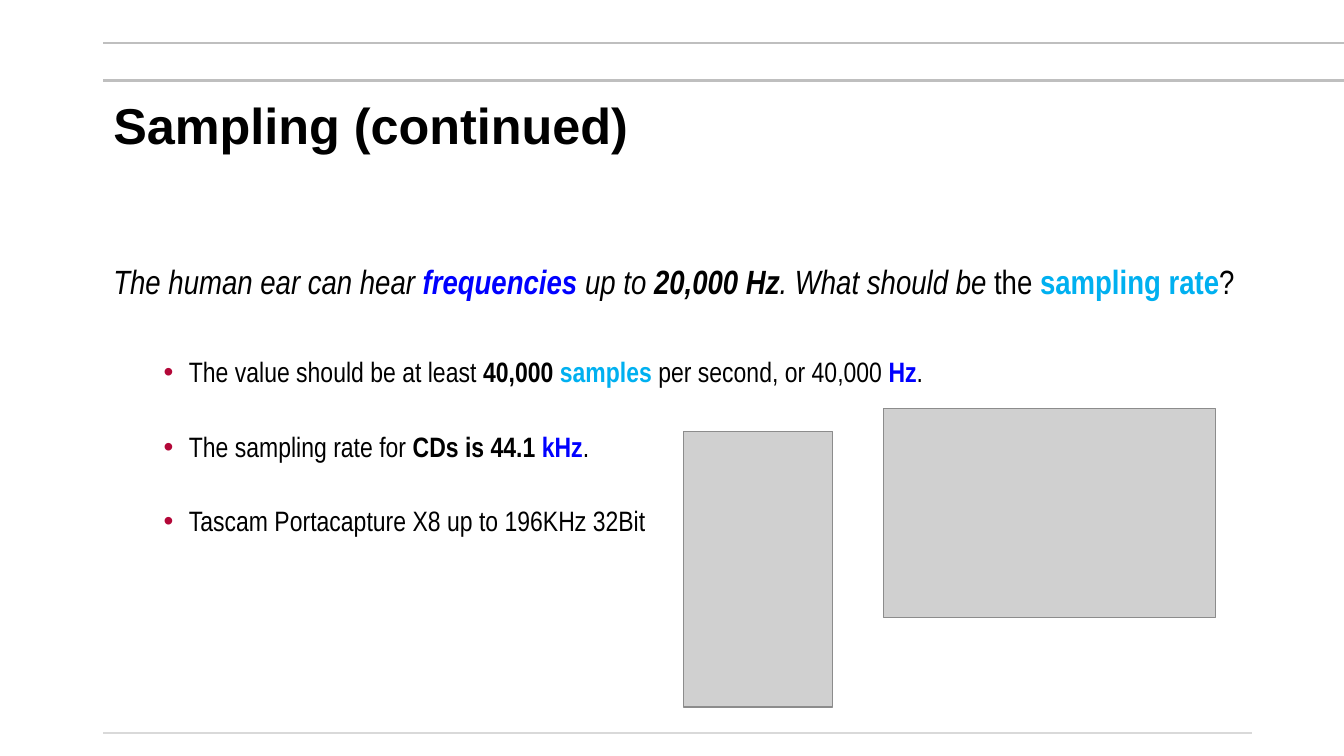
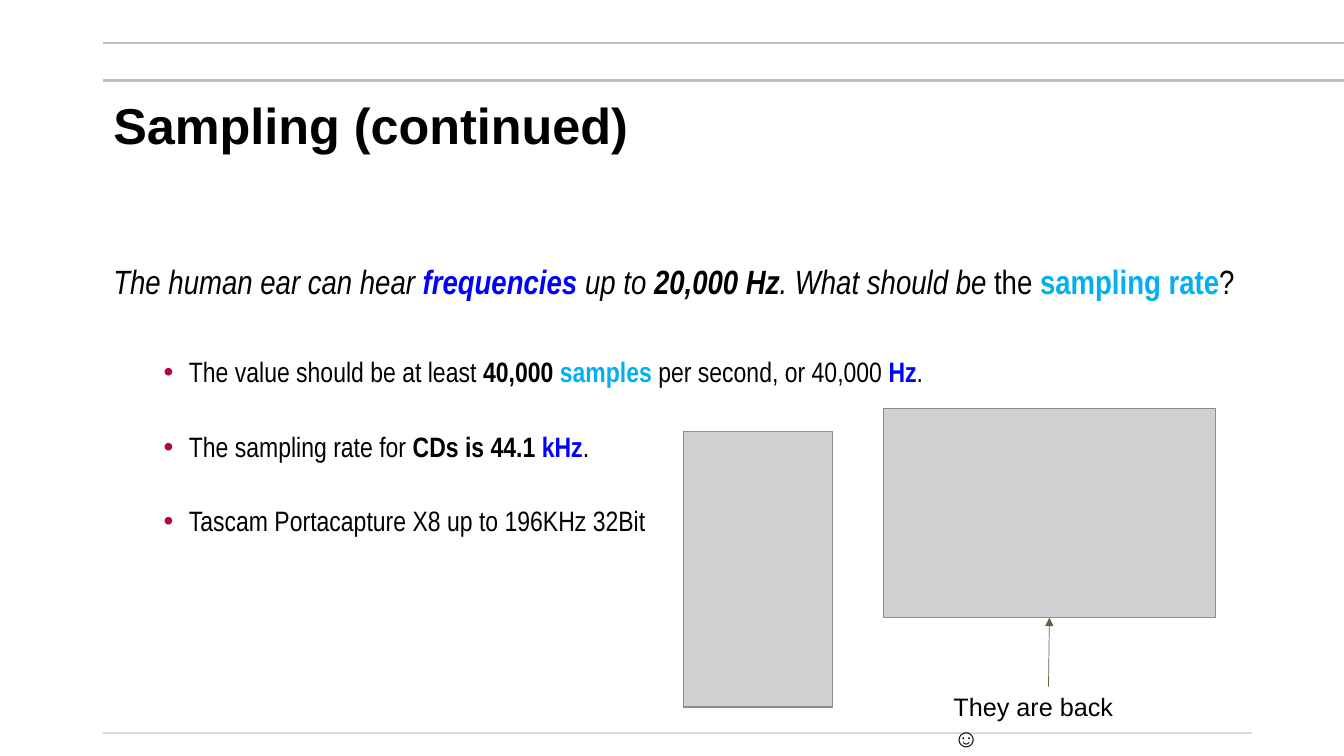
Before and after one commit to mikegrace2/CSEN160-Fall2026-Course-Website, a slide deck: slide 45 of lectures/Week06_File_Threads/1_BasicFileIO_AdvFileIOandSerialize_V4.pptx. Drawn at 1344x756 pixels with LibreOffice and Linux fonts; fonts in the diff are those of the drawing; grey boxes stand for pictures; background and template pictures are left out. Boxes give left, top, right and bottom in pixels: in the first picture for what was removed or moved away, otherwise in the second. Text is boxed around its words. In the diff, an @@ line names an element or a change of style, - is before the commit and + after.

Commit message:
Slide update ...

```diff
--- a/lectures/Week06_File_Threads/1_BasicFileIO_AdvFileIOandSerialize_V4.pptx
+++ b/lectures/Week06_File_Threads/1_BasicFileIO_AdvFileIOandSerialize_V4.pptx
@@ arrow added from (1049, 687) to (1050, 618), #596641 0.5 pt @@
@@ text added at (953,697,1113,722), 18 pt, text #000000 @@
+They are back ☺
```
Also in this commit, not shown: 1 other slide changed.
